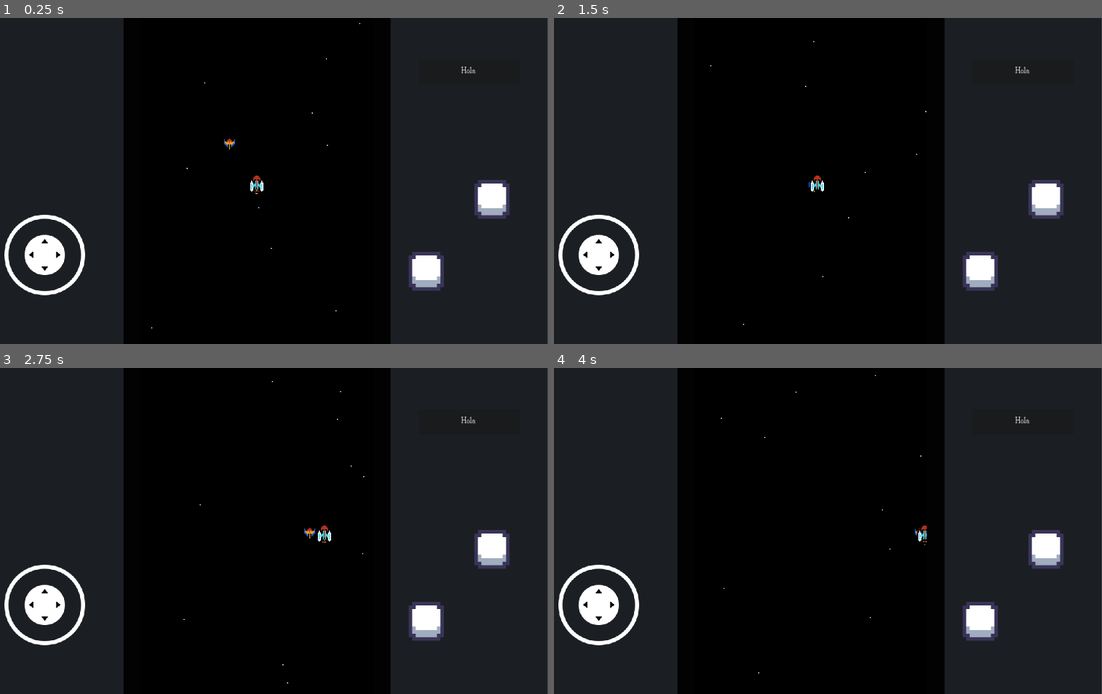
Above: before the commit, frames 1-4 (two rows, left to right).
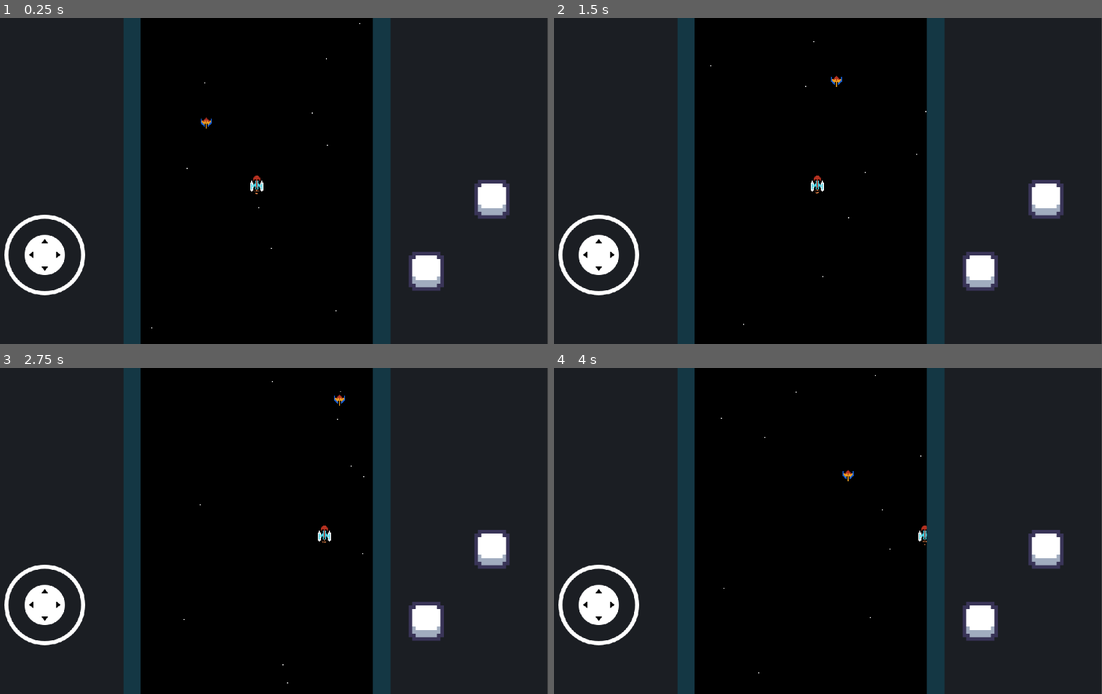
Above: after the commit, the same moments.

Repository: Ironjuan911/Galaxian_remake_code
Game: Godot game, scene res://Scenes/Game/UI.tscn
Same seed, same stepped clock (60 frames per second), same inputs: the game is played once before the commit and once after it.
Inputs (mouse positions are in pixels of both pictures, inside the frame that each line leads up to):
- Up to frame 1 (0.25 s): no input
- Up to frame 2 (1.5 s): click (1025, 73) at 0.5 s, where only the run before the commit has a clickable "Hola"; move the mouse to (937, 164) at 1.27 s; hold Right (ui_right) from 1.28 s (still down); hold , (ui_attack) from 1.28 s (still down); click (937, 164) at 1.42 s
- Up to frame 3 (2.75 s): release Right (ui_right) at 2 s; release , (ui_attack) at 2 s; drag from (142, 547) to (230, 596) at 2.02 s
- Up to frame 4 (4 s): move the mouse to (871, 459) at 2.77 s; hold Right (ui_right) 2.78-3.5 s; hold , (ui_attack) 2.78-3.5 s; click (871, 459) at 2.92 s; drag from (784, 596) to (636, 482) at 3.52 s

The runs differ from the first frame. In frame 1, 6.5% of the frame differs, in the area x 22-87%, y 0-100%; in frame 2, 6.5%; in frame 3, 6.5%; in frame 4, 6.5%.

Commit message:
Desplazamiento IA

Diff:
--- a/Scenes/Characters/Code/ai_enemy.gd
+++ b/Scenes/Characters/Code/ai_enemy.gd
@@ -3,28 +3,36 @@
 
 @onready var node_parent : Node2D= $"..";
 
-const speed_direction : float = 0.2;
+const speed_direction : float = 0.1;
 var direction : Vector2;
-var real_direction : Vector2;
-var point_reference : Vector2;
+var point_reference : Vector2 = Vector2(71,-125);
+@onready var point_objective : Vector2 = point_reference;
+
+func _new_process(delta : float) -> void:
+	pass;
 
 func _physics_process(delta: float) -> void:
+	set_direction();
+	$"../RayCast2D".rotation = atan2(direction.x,direction.y);
+	$"../RayCast2D".scale = Vector2(1,1)*sqrt(direction.x**2+direction.y**2);
+	_new_process(delta);
 
-	if (Input.is_action_pressed("ui_attack")):
-		point_reference = get_tree().get_first_node_in_group("player").position;
-	else:
-		point_reference = Vector2(0,0);
-
-	real_direction = get_direction(point_reference);
+func set_direction() -> void:
+	var real_direction : Vector2 = get_direction(point_objective);
 	direction = Vector2(
 		lerp(direction.x,real_direction.x,speed_direction),
 		lerp(direction.y,real_direction.y,speed_direction)
 	);
 
-	$"../RayCast2D".rotation = atan2(direction.x,direction.y);
-	pass;
-
 func get_direction(exit_point : Vector2) -> Vector2:
-	var vector = GlobalVariables.get_vector(node_parent.position,exit_point);
+	var vector : Vector2 = GlobalVariables.get_vector(node_parent.position,exit_point);
+	if abs(exit_point.x - node_parent.position.x) > 6 or abs(exit_point.y - node_parent.position.y) > 6:
+		pass;
+	else:
+		vector = vector/3
 	vector.y = -vector.y;
 	return vector;
+
+
+func start():
+	pass;
--- a/Scenes/Characters/Enemies/Enemy_1.tscn
+++ b/Scenes/Characters/Enemies/Enemy_1/Enemy_1.tscn
@@ -1,16 +1,17 @@
 [gd_scene load_steps=5 format=3 uid="uid://bqwys1y2grnq4"]
 
-[ext_resource type="Script" path="res://Scenes/Characters/Code/enemy.gd" id="1_qjcih"]
-[ext_resource type="Texture2D" uid="uid://8x7ht47r06ux" path="res://Sprites/Enemies/Enemy_1.png" id="2_wiltb"]
-[ext_resource type="Script" path="res://Scenes/Characters/Code/State_enemies/movement.gd" id="3_02r4l"]
-[ext_resource type="Script" path="res://Scenes/Characters/Code/ai_enemy.gd" id="4_fi747"]
+[ext_resource type="Script" path="res://Scenes/Characters/Code/enemy.gd" id="1_fvt50"]
+[ext_resource type="Texture2D" uid="uid://8x7ht47r06ux" path="res://Sprites/Enemies/Enemy_1.png" id="2_3fs6e"]
+[ext_resource type="Script" path="res://Scenes/Characters/Code/State_enemies/movement.gd" id="3_dih1c"]
+[ext_resource type="Script" path="res://Scenes/Characters/Enemies/Enemy_1/ai_enemy_1.gd" id="4_wv25n"]
 
 [node name="Enemy1" type="CharacterBody2D"]
-script = ExtResource("1_qjcih")
+position = Vector2(0, 125)
+script = ExtResource("1_fvt50")
 
 [node name="Sprite" type="Sprite2D" parent="."]
 position = Vector2(-0.5, 0)
-texture = ExtResource("2_wiltb")
+texture = ExtResource("2_3fs6e")
 hframes = 13
 
 [node name="States" type="Node2D" parent="."]
@@ -18,12 +19,12 @@
 [node name="in_game" type="Node2D" parent="States" groups=["in_game"]]
 
 [node name="movement" type="Node2D" parent="States" groups=["movement"]]
-script = ExtResource("3_02r4l")
+script = ExtResource("3_dih1c")
 
 [node name="dead" type="Node2D" parent="States" groups=["dead"]]
 
 [node name="AI_Enemy" type="Node" parent="."]
-script = ExtResource("4_fi747")
+script = ExtResource("4_wv25n")
 
 [node name="RayCast2D" type="RayCast2D" parent="."]
 target_position = Vector2(0, -26)
--- /dev/null
+++ b/Scenes/Characters/Enemies/Enemy_1/ai_enemy_1.gd
@@ -0,0 +1,75 @@
+extends AI_Enemy;
+class_name AI_Enemy_1;
+
+var rng : RandomNumberGenerator = RandomNumberGenerator.new();
+
+var objective_list : Array[Vector2];
+var objective_index : int = 0;
+const max_objectives : int = 3;
+
+var start_mode : bool = false;
+
+@onready var min_range : Vector2 = Vector2(
+	-GlobalVariables.base_resolution_center_viewport.x/4 + 10,
+	-GlobalVariables.base_resolution_center_viewport.y/8 + 10
+)
+@onready var max_range : Vector2 = Vector2(
+	GlobalVariables.base_resolution_center_viewport.x/4 -10,
+	GlobalVariables.base_resolution_center_viewport.y/4 -10
+)
+
+func _ready() -> void:
+	pass;
+
+func _new_process(delta : float) -> void:
+	if start_mode:
+		start();
+	pass;
+
+func set_objectives() -> void:
+	print(objective_list);
+	if not objective_list.is_empty():
+		point_objective = objective_list[objective_index];
+		objective_list.erase(objective_index);
+		if objective_index + 1 == max_objectives:
+			objective_list.clear();
+			point_objective = point_reference;
+		else:
+			objective_index += 1;
+
+
+	if objective_list.is_empty():
+		start_mode = false;
+		objective_list.resize(max_objectives);
+
+		objective_index = 0;
+		var j= 0;
+		while max_objectives-1 >= j:
+			await get_tree().process_frame;
+			objective_list[j] = Vector2(
+				create_random_number(min_range.x,max_range.x),
+				create_random_number(min_range.y,max_range.y)
+			)
+			j += 1;
+		#objective_list = GlobalVariables.order_vectors_in_x(objective_list);
+
+func create_random_number(min_number : float, max_number : float) -> float:
+	rng.randomize();
+	var rd = rng.randf_range(min_number,max_number);
+	print(rd);
+	return rd;
+
+
+func _input(event: InputEvent) -> void:
+	if event.is_action_pressed("ui_attack"):
+		print("start");
+		start();
+
+
+func start() -> void:
+	if not start_mode:
+		start_mode = true;
+		set_objectives();
+
+	if abs(point_objective.x-node_parent.position.x) <= 10:
+		set_objectives();
--- a/Scenes/Characters/ManagerEnemies/manager_enemies.gd
+++ b/Scenes/Characters/ManagerEnemies/manager_enemies.gd
@@ -1,4 +1,4 @@
 extends Node2D;
 
 
-var data_enemy_1 : PackedScene = preload("res://Scenes/Characters/Enemies/Enemy_1.tscn");
+var data_enemy_1 : PackedScene = preload("res://Scenes/Characters/Enemies/Enemy_1/Enemy_1.tscn");
--- a/Scenes/Game/UI.tscn
+++ b/Scenes/Game/UI.tscn
@@ -1,9 +1,26 @@
-[gd_scene load_steps=5 format=3 uid="uid://bp5onu6sa07gw"]
+[gd_scene load_steps=7 format=3 uid="uid://bp5onu6sa07gw"]
 
 [ext_resource type="PackedScene" uid="uid://d3kwx4vcawv1v" path="res://Scenes/World/World.tscn" id="1_g0x3b"]
 [ext_resource type="Theme" uid="uid://c4q0in3tia27l" path="res://Resources/theme_2.tres" id="1_i6qs1"]
-[ext_resource type="Theme" uid="uid://3gtk5tv6bmte" path="res://Resources/theme_1.tres" id="2_5bj8b"]
 [ext_resource type="PackedScene" uid="uid://cqnoxobbih28g" path="res://Scenes/Game/Android_Buttons/touch_controls.tscn" id="4_o8qo7"]
+
+[sub_resource type="StyleBoxFlat" id="StyleBoxFlat_mq7us"]
+content_margin_left = 0.0
+content_margin_top = 0.0
+content_margin_right = 0.0
+content_margin_bottom = 0.0
+bg_color = Color(0.1, 0.1, 0.1, 0.6)
+corner_radius_top_left = 3
+corner_radius_top_right = 3
+corner_radius_bottom_right = 3
+corner_radius_bottom_left = 3
+corner_detail = 5
+
+[sub_resource type="Theme" id="Theme_ter6h"]
+Panel/styles/panel = SubResource("StyleBoxFlat_mq7us")
+
+[sub_resource type="StyleBoxFlat" id="StyleBoxFlat_gwr8g"]
+bg_color = Color(0.266229, 0.717156, 0.876741, 1)
 
 [node name="Ui" type="Control"]
 layout_mode = 3
@@ -25,7 +42,7 @@
 theme = ExtResource("1_i6qs1")
 
 [node name="Panel_center" type="Panel" parent="."]
-modulate = Color(0.245984, 0.245984, 0.245984, 1)
+modulate = Color(0.37918, 0.37918, 0.37918, 1)
 self_modulate = Color(0.797659, 0.797658, 0.797659, 1)
 layout_mode = 1
 anchors_preset = -1
@@ -34,7 +51,8 @@
 anchor_bottom = 1.0
 offset_right = -0.284973
 offset_bottom = -0.237976
-theme = ExtResource("2_5bj8b")
+theme = SubResource("Theme_ter6h")
+theme_override_styles/panel = SubResource("StyleBoxFlat_gwr8g")
 
 [node name="Center_Viewport" type="SubViewportContainer" parent="."]
 layout_mode = 1
@@ -56,20 +74,5 @@
 
 [node name="World" parent="Center_Viewport/SubViewport" instance=ExtResource("1_g0x3b")]
 
-[node name="Button" type="Button" parent="."]
-layout_mode = 1
-anchors_preset = -1
-anchor_left = 0.778
-anchor_top = 0.126
-anchor_right = 0.952
-anchor_bottom = 0.203
-offset_left = -0.478088
-offset_top = 0.225998
-offset_right = 0.247925
-offset_bottom = 0.252991
-grow_vertical = 2
-theme = ExtResource("2_5bj8b")
-text = "Hola"
-
 [node name="TouchControls" parent="." instance=ExtResource("4_o8qo7")]
 layout_mode = 1
--- a/Scenes/Game/global_variables.gd
+++ b/Scenes/Game/global_variables.gd
@@ -2,6 +2,7 @@
 
 const meter : int = 8;
 const base_resolution_center_viewport : Vector2 = Vector2(460 , 649);
+const max_number : int = 999;
 
 func get_vector(arrival_point:Vector2, exit_point:Vector2) -> Vector2: #Adquiere un vector dependiendo de 2 puntos
 	var unit_vector = exit_point - arrival_point;
@@ -13,3 +14,26 @@
 	var min_range : float = 1-range_delta;
 	var max_range : float = 1+range_delta;
 	return randf_range(min_range,max_range);
+
+func order_vectors_in_x(Input_array : Array[Vector2]) -> Array[Vector2]:
+	Input_array = Input_array.duplicate();
+	var Output_array : Array[Vector2];
+	Output_array.resize(Input_array.size());
+
+	var i = 0;
+	var j = 0;
+	var index_min_vector;
+	var min_number : int = max_number;
+	for vectori in Output_array:
+		for vectorj in Input_array:
+			if vectorj.x <= min_number:
+				min_number = vectorj.x;
+				index_min_vector = j;
+
+			j +=1
+		j = 0;
+		Output_array[i] = Input_array[index_min_vector];
+		Input_array.erase(index_min_vector);
+		i += 1;
+
+	return Output_array;
--- a/Scenes/World/World.tscn
+++ b/Scenes/World/World.tscn
@@ -2,7 +2,7 @@
 
 [ext_resource type="PackedScene" uid="uid://rgmyvohdjscp" path="res://Scenes/Characters/Player/player.tscn" id="1_pg3h5"]
 [ext_resource type="Script" path="res://Scenes/World/camera.gd" id="2_fs553"]
-[ext_resource type="PackedScene" uid="uid://bqwys1y2grnq4" path="res://Scenes/Characters/Enemies/Enemy_1.tscn" id="3_h7l52"]
+[ext_resource type="PackedScene" uid="uid://bqwys1y2grnq4" path="res://Scenes/Characters/Enemies/Enemy_1/Enemy_1.tscn" id="3_h7l52"]
 
 [sub_resource type="CanvasTexture" id="CanvasTexture_4llfu"]
 
@@ -62,4 +62,4 @@
 anim_speed_max = 15.67
 
 [node name="Enemy1" parent="." instance=ExtResource("3_h7l52")]
-position = Vector2(-29, -41)
+position = Vector2(-52, -57)
--- a/project.godot
+++ b/project.godot
@@ -18,6 +18,10 @@
 [autoload]
 
 GlobalVariables="*res://Scenes/Game/Global_variables.tscn"
+
+[debug]
+
+settings/stdout/print_fps=true
 
 [global_group]
 
@@ -65,8 +69,8 @@
 }
 ui_attack={
 "deadzone": 0.5,
-"events": [Object(InputEventMouseButton,"resource_local_to_scene":false,"resource_name":"","device":-1,"window_id":0,"alt_pressed":false,"shift_pressed":false,"ctrl_pressed":false,"meta_pressed":false,"button_mask":1,"position":Vector2(81, 11),"global_position":Vector2(88, 47),"factor":1.0,"button_index":1,"canceled":false,"pressed":true,"double_click":false,"script":null)
-, Object(InputEventKey,"resource_local_to_scene":false,"resource_name":"","device":-1,"window_id":0,"alt_pressed":false,"shift_pressed":false,"ctrl_pressed":false,"meta_pressed":false,"pressed":false,"keycode":0,"physical_keycode":44,"key_label":0,"unicode":44,"location":0,"echo":false,"script":null)
+"events": [Object(InputEventKey,"resource_local_to_scene":false,"resource_name":"","device":-1,"window_id":0,"alt_pressed":false,"shift_pressed":false,"ctrl_pressed":false,"meta_pressed":false,"pressed":false,"keycode":0,"physical_keycode":44,"key_label":0,"unicode":44,"location":0,"echo":false,"script":null)
+, Object(InputEventMouseButton,"resource_local_to_scene":false,"resource_name":"","device":-1,"window_id":0,"alt_pressed":false,"shift_pressed":false,"ctrl_pressed":false,"meta_pressed":false,"button_mask":1,"position":Vector2(134, 13),"global_position":Vector2(141, 49),"factor":1.0,"button_index":1,"canceled":false,"pressed":true,"double_click":false,"script":null)
 ]
 }
 
